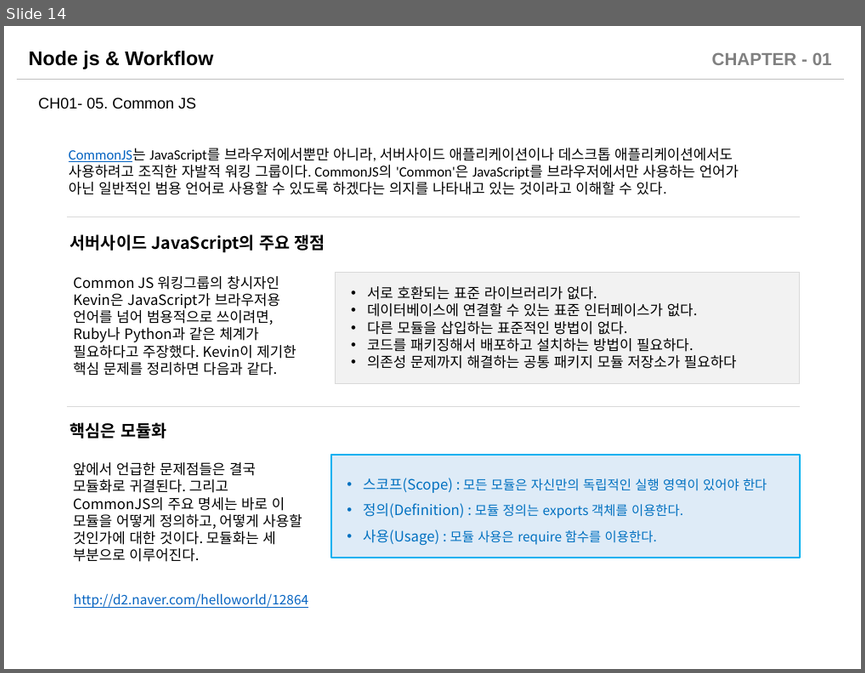
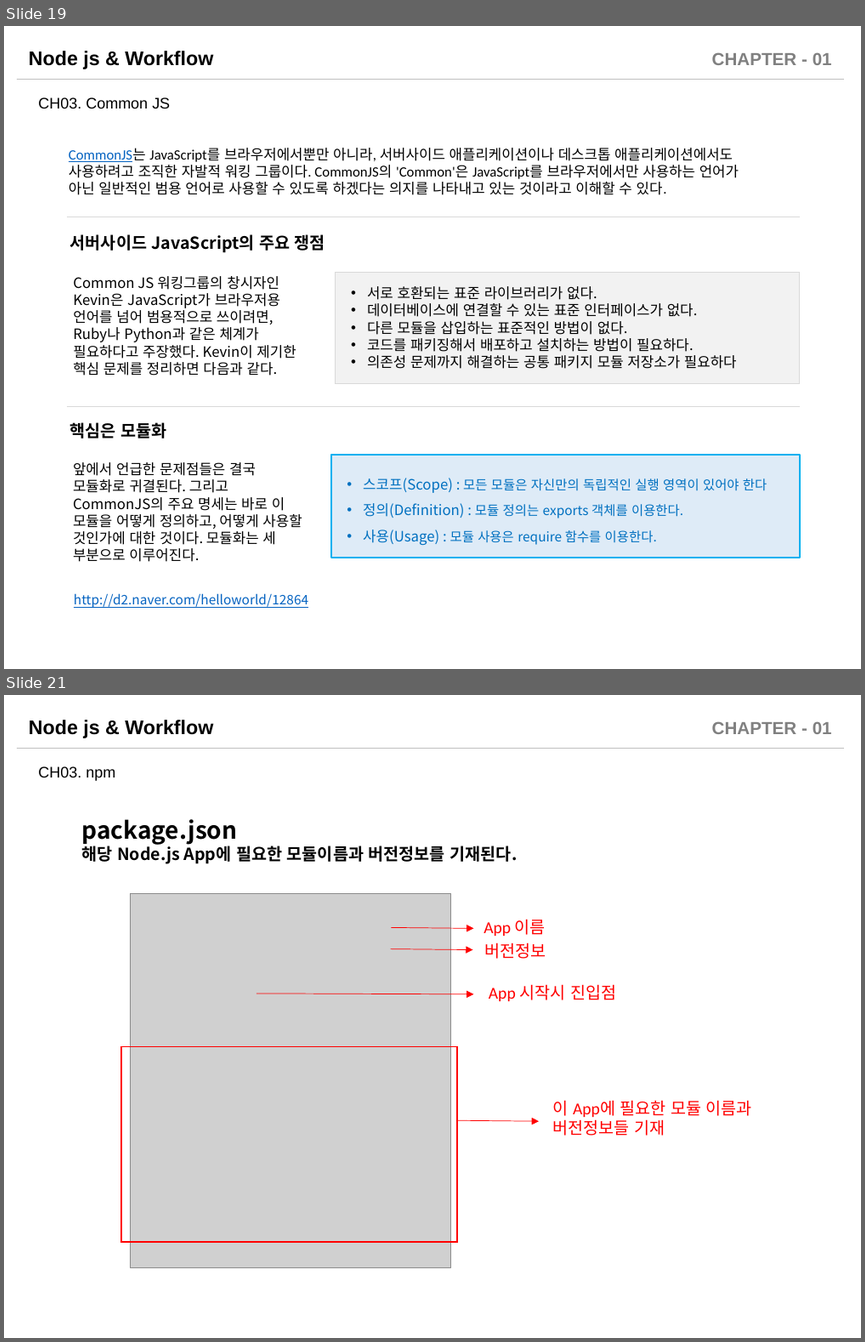
Before and after one commit to sabin21/NodeJS_Workflow_Study, a slide deck: CH01_Nodejs_Intro.pptx. Shown one above the other, each under a label of ours: slide 14 before the commit, slides 19 and 21 after it; the slides between them are not shown. The pictures are 865x673 and 865x1342 pixels, drawn with LibreOffice and Linux fonts; fonts in the diff are those of the drawing; grey boxes stand for pictures. Boxes give left, top, right and bottom in pixels: in the first picture for what was removed or moved away, otherwise in the second. Text is boxed around its words. In the diff, an @@ line names an element or a change of style, - is before the commit and + after.

```diff
--- a/CH01_Nodejs_Intro.pptx
+++ b/CH01_Nodejs_Intro.pptx
@@ slide 21 added at (4, 695, 861, 1338), background #FFFFFF; not listed: 3 template elements that a slide beside it also shows @@
@@ text added at (38, 766, 115, 781), 12.9 pt, text #000000 @@
+CH03. npm
@@ text added at (82, 819, 517, 864), 14 pt, text #000000, bold @@
+package.json
+해당 Node.js App에 필요한 모듈이름과 버전정보를 기재된다.
@@ picture added at (130, 894, 450, 1267) @@
@@ text added at (483, 919, 545, 936), 14 pt, text #FF0000 @@
+App 이름
@@ arrow added from (391, 948) to (472, 949), #FF0000 0.5 pt @@
@@ arrow added from (392, 927) to (473, 928), #FF0000 0.5 pt @@
@@ text added at (484, 942, 545, 959), 14 pt, text #FF0000 @@
+버전정보
@@ arrow added from (256, 993) to (473, 994), #FF0000 0.5 pt @@
@@ text added at (488, 984, 616, 1001), 14 pt, text #FF0000 @@
+App 시작시 진입점
@@ rectangle added at (121, 1046, 457, 1242), outline #FF0000 1 pt @@
@@ text added at (552, 1100, 752, 1135), 14 pt, text #FF0000 @@
+이 App에 필요한 모듈 이름과 버전정보들 기재
@@ arrow added from (456, 1120) to (539, 1121), #FF0000 0.5 pt @@
@@ what was slide 14 is now slide 19 @@
@@ slide 19 changed as well @@
@@ text at (38, 97, 170, 108): text changed @@
-CH01- 05. Common JS
+CH03. Common JS
```
Also in this commit, not shown: 14 other slides changed, 7 other slides added, 3 other files.
